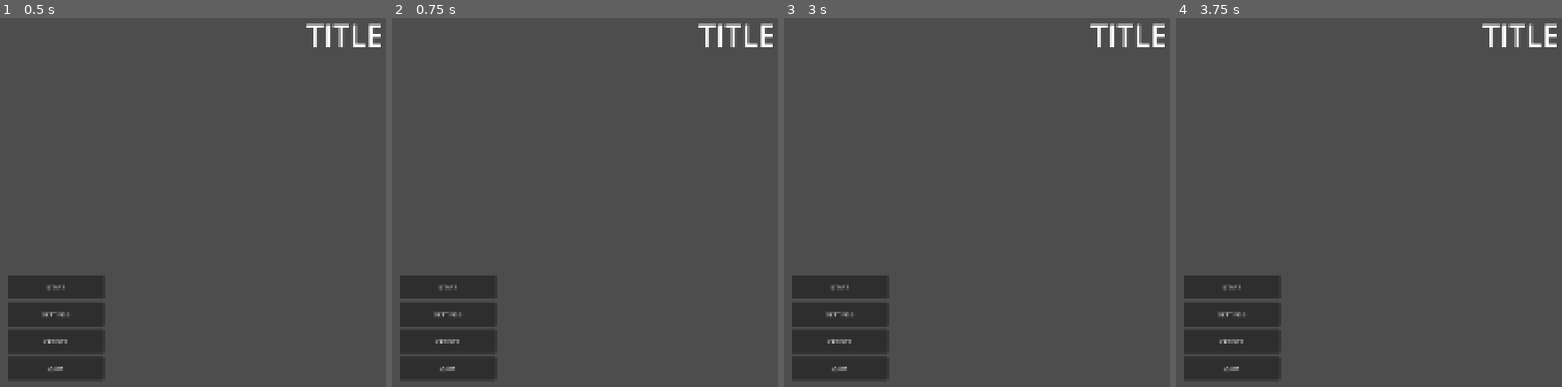
Above: before the commit, frames 1-4 (left to right).
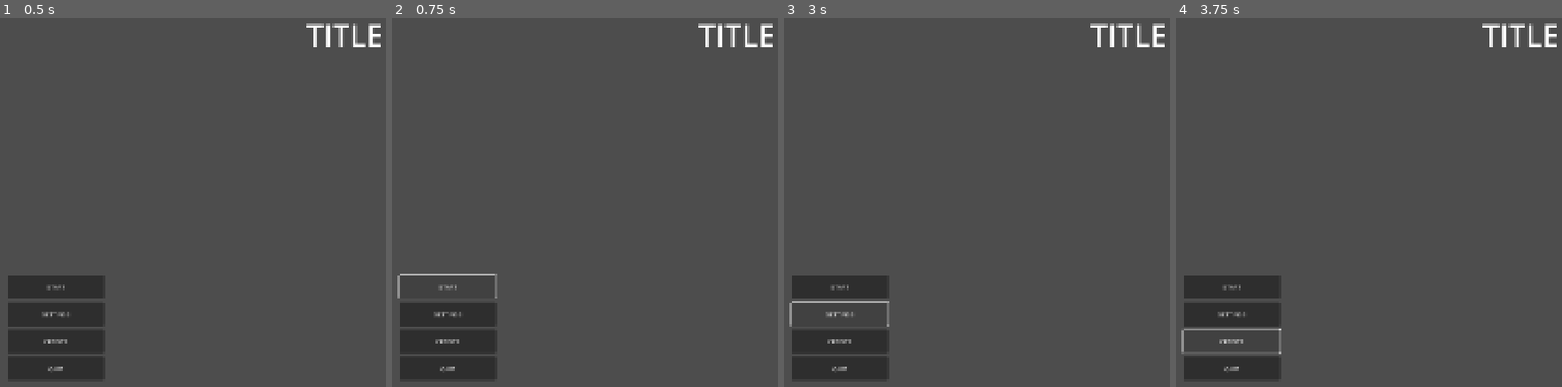
Above: after the commit, the same moments.

Repository: MrEliptik/godot_4_template
Game: Godot game, scene res://scenes/ui/titlescreen/titlescreen.tscn
Two runs of this game, one before a commit and one after it. Both use one fixed random seed, a clock stepped at 60 frames per second and the inputs below.
Inputs:
- Up to frame 1 (0.5 s): no input
- Up to frame 2 (0.75 s): click "START" at 0.5 s
- Up to frame 3 (3 s): click "START" at 1.25 s; click "START" at 2 s; click "SETTINGS" at 2.75 s
- Up to frame 4 (3.75 s): click "CREDITS" at 3.5 s

Frame 1 is identical in both runs. In frame 2, 0.2% of the frame differs, in the area x 1-28%, y 69-77%; in frame 3, 0.2%; in frame 4, 0.4%, in the area x 1-28%, y 84-92%.
Error after the commit: Invalid call. Nonexistent function 'appear' in base 'Node (transition.gd)'. (res://autoload/scene_switcher/scripts/scene_switcher.gd:14)

Commit message:
fix transition error and mouse

Diff:
--- a/autoload/transition/scripts/transition.gd
+++ b/autoload/transition/scripts/transition.gd
@@ -13,14 +13,14 @@
 
 func show_transition() -> void:
 	if shown: return
-	circle.material.set_shader_param("screen_width", circle.size.x)
-	circle.material.set_shader_param("screen_height", circle.size.y)
+	circle.material.set_shader_parameter("screen_width", circle.size.x)
+	circle.material.set_shader_parameter("screen_height", circle.size.y)
 	shown = true
 	animation_player.play("show")
 
 func hide_transition() -> void:
 	if not shown: return
-	circle.material.set_shader_param("screen_width", circle.size.x)
-	circle.material.set_shader_param("screen_height", circle.size.y)
+	circle.material.set_shader_parameter("screen_width", circle.size.x)
+	circle.material.set_shader_parameter("screen_height", circle.size.y)
 	shown = false
 	animation_player.play("hide")
--- a/autoload/transition/transition.tscn
+++ b/autoload/transition/transition.tscn
@@ -9,36 +9,6 @@
 shader_parameter/screen_width = 1920.0
 shader_parameter/screen_height = 1080.0
 shader_parameter/antialiasing = 0.005
-
-[sub_resource type="Animation" id="Animation_72ud7"]
-resource_name = "show"
-length = 0.25
-tracks/0/type = "value"
-tracks/0/imported = false
-tracks/0/enabled = true
-tracks/0/path = NodePath("CanvasLayer/Circle:material:shader_parameter/circle_size")
-tracks/0/interp = 1
-tracks/0/loop_wrap = true
-tracks/0/keys = {
-"times": PackedFloat32Array(0, 0.25),
-"transitions": PackedFloat32Array(-2, -2),
-"update": 0,
-"values": [1.05, 0.0]
-}
-tracks/1/type = "method"
-tracks/1/imported = false
-tracks/1/enabled = true
-tracks/1/path = NodePath(".")
-tracks/1/interp = 1
-tracks/1/loop_wrap = true
-tracks/1/keys = {
-"times": PackedFloat32Array(0.25),
-"transitions": PackedFloat32Array(1),
-"values": [{
-"args": [&"transition_in_finished"],
-"method": &"emit_signal"
-}]
-}
 
 [sub_resource type="Animation" id="Animation_4y5j1"]
 length = 0.001
@@ -85,6 +55,36 @@
 }]
 }
 
+[sub_resource type="Animation" id="Animation_72ud7"]
+resource_name = "show"
+length = 0.25
+tracks/0/type = "value"
+tracks/0/imported = false
+tracks/0/enabled = true
+tracks/0/path = NodePath("CanvasLayer/Circle:material:shader_parameter/circle_size")
+tracks/0/interp = 1
+tracks/0/loop_wrap = true
+tracks/0/keys = {
+"times": PackedFloat32Array(0, 0.25),
+"transitions": PackedFloat32Array(-2, -2),
+"update": 0,
+"values": [1.05, 0.0]
+}
+tracks/1/type = "method"
+tracks/1/imported = false
+tracks/1/enabled = true
+tracks/1/path = NodePath(".")
+tracks/1/interp = 1
+tracks/1/loop_wrap = true
+tracks/1/keys = {
+"times": PackedFloat32Array(0.25),
+"transitions": PackedFloat32Array(1),
+"values": [{
+"args": [&"transition_in_finished"],
+"method": &"emit_signal"
+}]
+}
+
 [sub_resource type="AnimationLibrary" id="AnimationLibrary_4y5j1"]
 _data = {
 &"RESET": SubResource("Animation_4y5j1"),
@@ -104,6 +104,7 @@
 anchor_bottom = 1.0
 grow_horizontal = 2
 grow_vertical = 2
+mouse_filter = 2
 color = Color(0, 0, 0, 1)
 
 [node name="AnimationPlayer" type="AnimationPlayer" parent="."]
